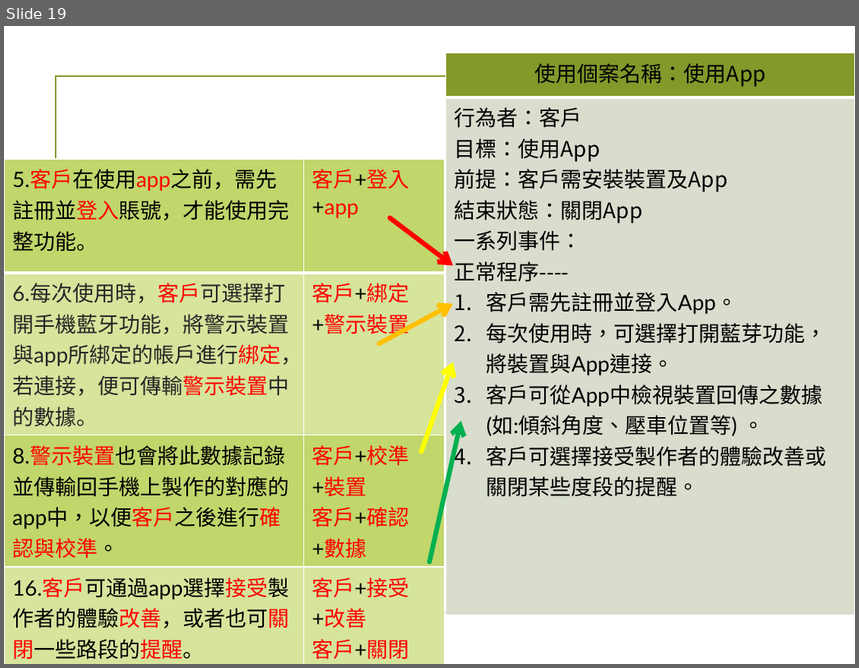
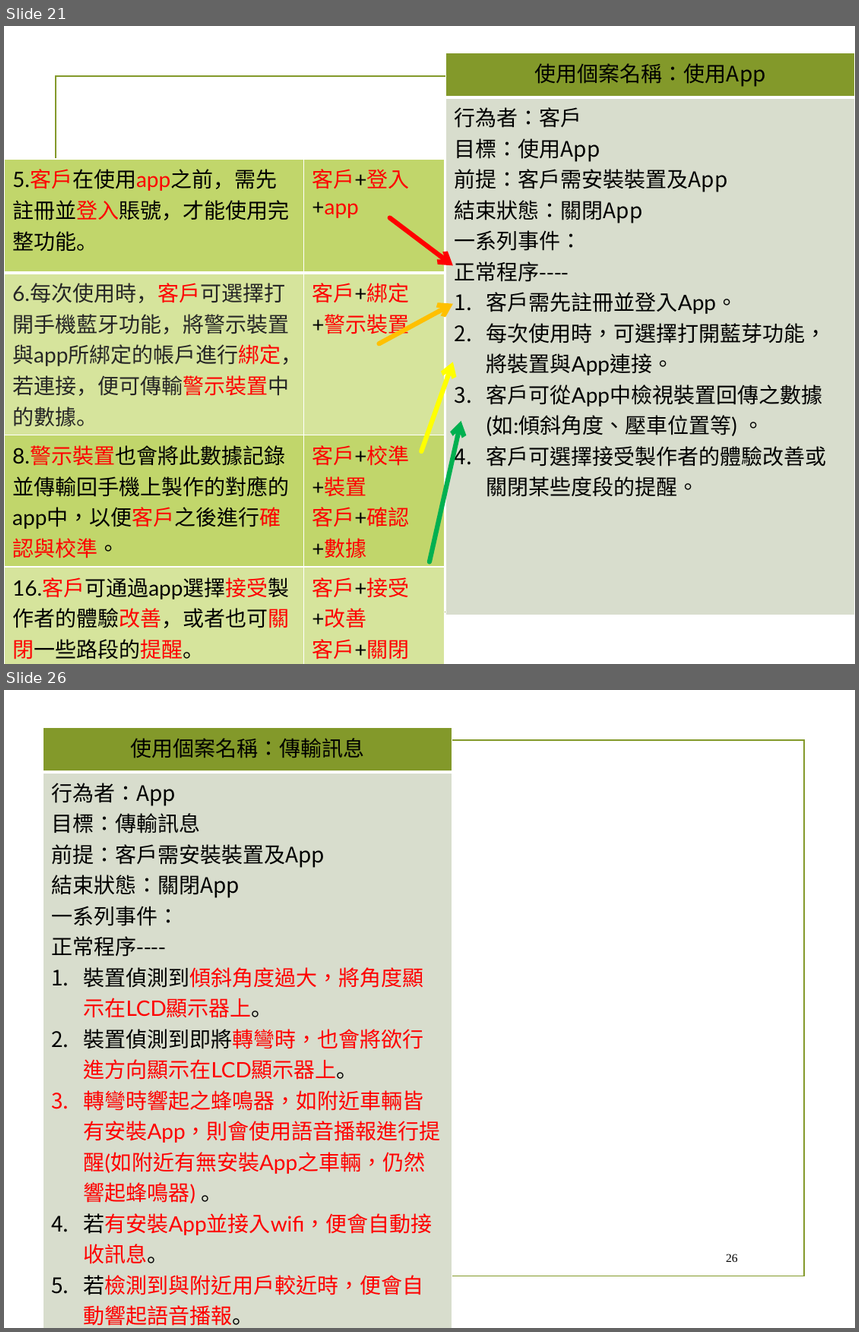
Before and after one commit to chandlerkuo/sharepee, a slide deck: 陀螺儀機車警示裝置.pptx. Shown one above the other, each under a label of ours: slide 19 before the commit, slides 21 and 26 after it; the slides between them are not shown. The pictures are 859x668 and 859x1332 pixels, drawn with LibreOffice and Linux fonts; fonts in the diff are those of the drawing; background and template pictures are left out. Boxes give left, top, right and bottom in pixels: in the first picture for what was removed or moved away, otherwise in the second. Text is boxed around its words. In the diff, an @@ line names an element or a change of style, - is before the commit and + after.

Commit message:
Update 陀螺儀機車警示裝置.pptx
加入使用個案圖

```diff
--- a/陀螺儀機車警示裝置.pptx
+++ b/陀螺儀機車警示裝置.pptx
@@ slide 26 added at (4, 690, 855, 1328), background picture (left out); not listed: 1 template element that a slide beside it also shows @@
@@ table added at (44, 727, 452, 1328), 2 rows, 1 columns @@
+使用個案名稱：傳輸訊息
+行為者：App / 目標：傳輸訊息 / 前提：客戶需安裝裝置及App / 結束狀態：關閉App / 一系列事件： / 正常程序---- / 裝置偵測到傾斜角度過大，將角度顯示在LCD顯示器上。 / 裝置偵測到即將轉彎時，也會將欲行進方向顯示在LCD顯示器上。 / 轉彎時響起之蜂鳴器，如附近車輛皆有安裝App，則會使用語音播報進行提醒(如附近有無安裝App之車輛，仍然響起蜂鳴器) 。 / 若有安裝App並接入wifi，便會自動接收訊息。 / 若檢測到與附近用戶較近時，便會自動響起語音播報。
@@ page number added at (726, 1254, 738, 1262), 10 pt, text #000000 @@
+26
@@ what was slide 19 is now slide 21 @@
```
Also in this commit, not shown: 2 slides changed, 10 other slides added.
